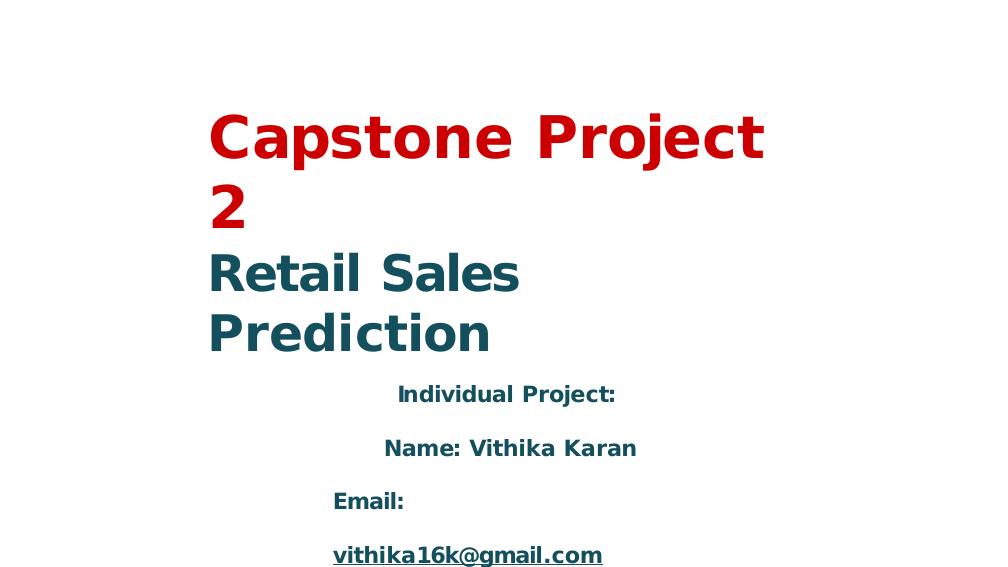
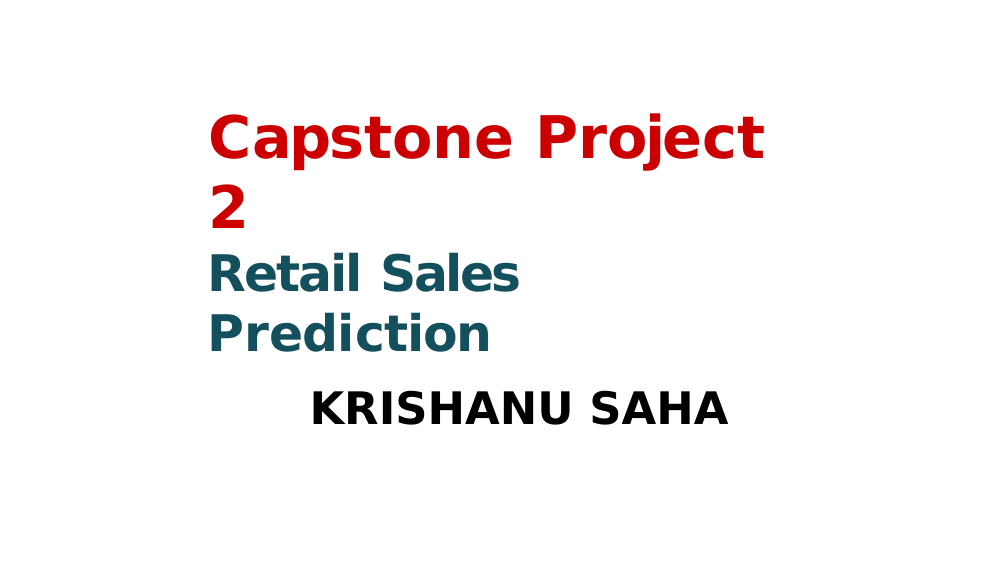
Before and after one commit to Krishanu-Saha/ROSSMAN-RETAIL-STORE-REGRESSION-ANALYSIS, a slide deck: slide 1 of Regression Project PPT.pptx. Drawn at 1008x567 pixels with LibreOffice and Linux fonts; fonts in the diff are those of the drawing; background and template pictures are left out. Boxes give left, top, right and bottom in pixels: in the first picture for what was removed or moved away, otherwise in the second. Text is boxed around its words. In the diff, an @@ line names an element or a change of style, - is before the commit and + after.

```diff
--- a/Regression Project PPT.pptx
+++ b/Regression Project PPT.pptx
@@ text at (310,390,728,425): text changed; size 16 to 32 pt; text colour #134F5C to #000000 @@
-Individual Project:
-Name: Vithika Karan Email: vithika16k@gmail.com
+KRISHANU SAHA
```
